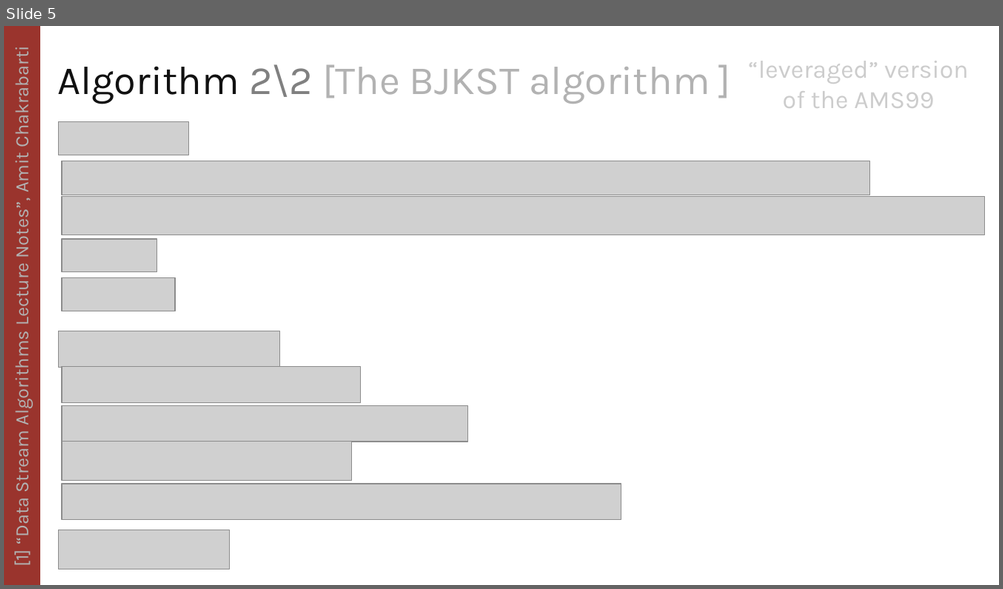
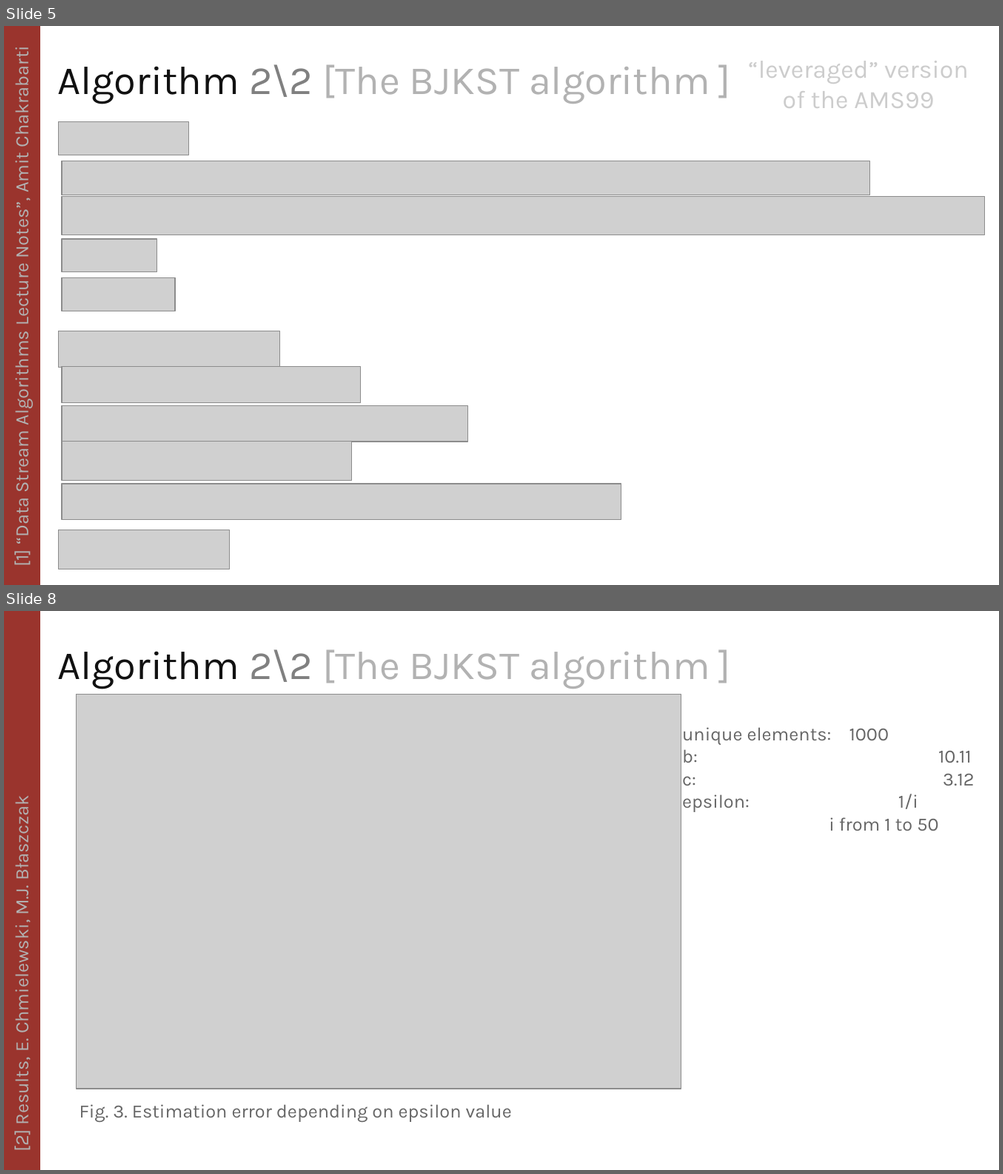
Before and after one commit to kermitsmind/BJKST_algorithm, a slide deck: BJKST_presentation.odp. Shown one above the other, each under a label of ours: slide 5 before the commit, slides 5 and 8 after it; the slides between them are not shown. The pictures are 1003x589 and 1003x1174 pixels, drawn with LibreOffice and Linux fonts; fonts in the diff are those of the drawing; grey boxes stand for pictures. Boxes give left, top, right and bottom in pixels: in the first picture for what was removed or moved away, otherwise in the second. Text is boxed around its words. In the diff, an @@ line names an element or a change of style, - is before the commit and + after.

```diff
--- a/BJKST_presentation.odp
+++ b/BJKST_presentation.odp
@@ slide 8 added at (4,611,999,1170), background #FFFFFF @@
@@ rectangle added at (4,611,40,1170), fill #9A342D, outline #9A342D 0 pt @@
@@ title added at (57,649,710,689), 32 pt, text #B2B2B2 @@
+Algorithm 2\2 [The BJKST algorithm ]
@@ picture added at (77,695,681,1089) @@
@@ text added at (682,727,974,831), 15 pt, text #666666 @@
+unique elements: 1000
+b: 10.11
+c: 3.12
+epsilon: 1/i
+i from 1 to 50
@@ text added at (9,803,34,1150), 15 pt, text #B2B2B2 @@
+[2] Results, E. Chmielewski, M.J. Błaszczak
@@ text added at (79,1105,512,1122), 15 pt, text #666666 @@
+Fig. 3. Estimation error depending on epsilon value
```
Also in this commit, not shown: 2 slides changed, 2 other slides added, 5 other files.
